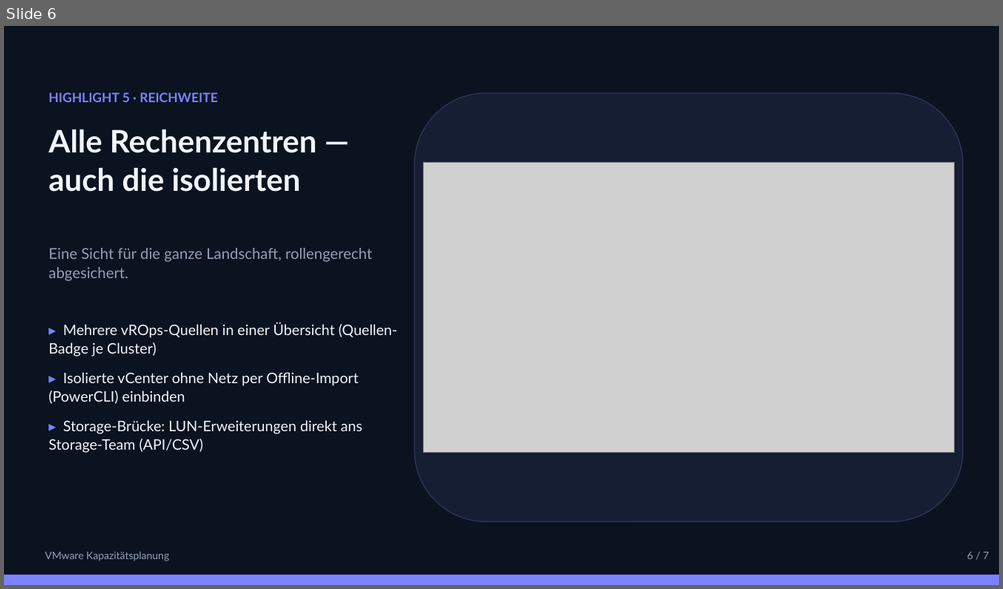
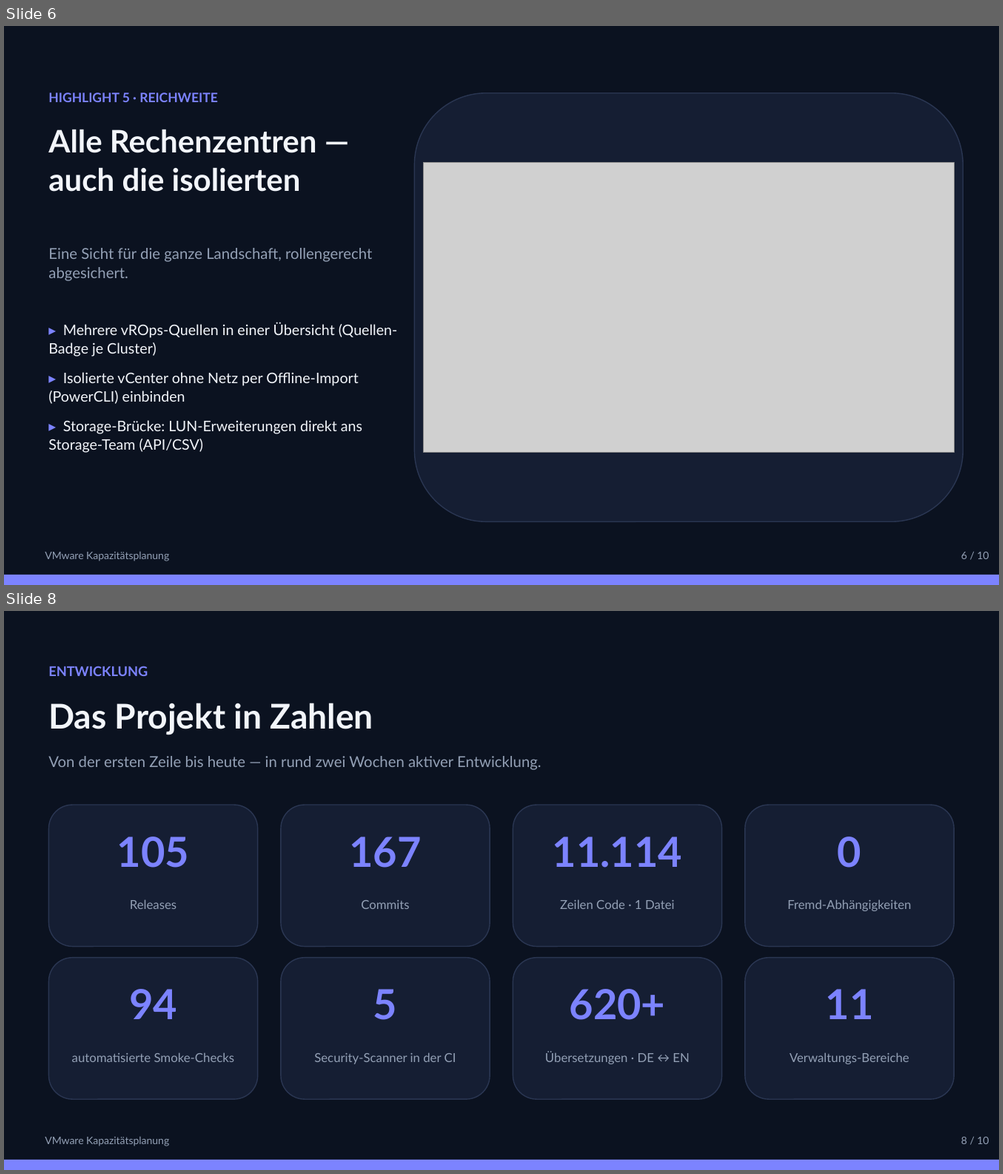
Before and after one commit to marcobockelbrink/vmware, a slide deck: docs/praesentation/VMware-Kapazitaetsplanung.pptx. Shown one above the other, each under a label of ours: slide 6 before the commit, slides 6 and 8 after it; the slides between them are not shown. The pictures are 1003x589 and 1003x1174 pixels, drawn with LibreOffice and Linux fonts; fonts in the diff are those of the drawing; grey boxes stand for pictures. Boxes give left, top, right and bottom in pixels: in the first picture for what was removed or moved away, otherwise in the second. Text is boxed around its words. In the diff, an @@ line names an element or a change of style, - is before the commit and + after.

```diff
--- a/docs/praesentation/VMware-Kapazitaetsplanung.pptx
+++ b/docs/praesentation/VMware-Kapazitaetsplanung.pptx
@@ slide 8 added at (x1=4, y1=611, x2=999, y2=1170), background #0B1220 @@
@@ text added at (x1=48, y1=666, x2=148, y2=676), 13 pt, text #7C83FF, bold @@
+ENTWICKLUNG
@@ text added at (x1=48, y1=703, x2=374, y2=735), 33 pt, text #F2F5FA, bold @@
+Das Projekt in Zahlen
@@ text added at (x1=48, y1=756, x2=541, y2=770), 14.5 pt, text #93A0B5 @@
+Von der ersten Zeile bis heute — in rund zwei Wochen aktiver Entwicklung.
@@ rounded rectangle added at (x1=48, y1=805, x2=258, y2=947), fill #151E33, outline #2A3652 1 pt @@
@@ rounded rectangle added at (x1=281, y1=805, x2=489, y2=947), fill #151E33, outline #2A3652 1 pt @@
@@ rounded rectangle added at (x1=513, y1=805, x2=722, y2=947), fill #151E33, outline #2A3652 1 pt @@
@@ rounded rectangle added at (x1=745, y1=805, x2=954, y2=947), fill #151E33, outline #2A3652 1 pt @@
@@ text added at (x1=117, y1=837, x2=189, y2=868), 40 pt, text #7C83FF, bold @@
+105
@@ text added at (x1=349, y1=837, x2=421, y2=868), 40 pt, text #7C83FF, bold @@
+167
@@ text added at (x1=552, y1=837, x2=683, y2=868), 40 pt, text #7C83FF, bold @@
+11.114
@@ text added at (x1=837, y1=837, x2=861, y2=868), 40 pt, text #7C83FF, bold @@
+0
@@ text added at (x1=130, y1=900, x2=176, y2=909), 12 pt, text #93A0B5 @@
+Releases
@@ text added at (x1=361, y1=900, x2=409, y2=909), 12 pt, text #93A0B5 @@
+Commits
@@ text added at (x1=560, y1=900, x2=674, y2=909), 12 pt, text #93A0B5 @@
+Zeilen Code · 1 Datei
@@ text added at (x1=787, y1=900, x2=910, y2=911), 12 pt, text #93A0B5 @@
+Fremd-Abhängigkeiten
@@ rounded rectangle added at (x1=48, y1=958, x2=258, y2=1099), fill #151E33, outline #2A3652 1 pt @@
@@ rounded rectangle added at (x1=281, y1=958, x2=489, y2=1099), fill #151E33, outline #2A3652 1 pt @@
@@ rounded rectangle added at (x1=513, y1=958, x2=722, y2=1099), fill #151E33, outline #2A3652 1 pt @@
@@ rounded rectangle added at (x1=745, y1=958, x2=954, y2=1099), fill #151E33, outline #2A3652 1 pt @@
@@ text added at (x1=129, y1=989, x2=177, y2=1019), 40 pt, text #7C83FF, bold @@
+94
@@ text added at (x1=373, y1=989, x2=397, y2=1020), 40 pt, text #7C83FF, bold @@
+5
@@ text added at (x1=569, y1=989, x2=666, y2=1020), 40 pt, text #7C83FF, bold @@
+620+
@@ text added at (x1=825, y1=989, x2=874, y2=1019), 40 pt, text #7C83FF, bold @@
+11
@@ text added at (x1=72, y1=1053, x2=235, y2=1062), 12 pt, text #93A0B5 @@
+automatisierte Smoke-Checks
@@ text added at (x1=314, y1=1053, x2=456, y2=1065), 12 pt, text #93A0B5 @@
+Security-Scanner in der CI
@@ text added at (x1=545, y1=1052, x2=688, y2=1065), 12 pt, text #93A0B5 @@
+Übersetzungen · DE ↔ EN
@@ text added at (x1=789, y1=1053, x2=909, y2=1065), 12 pt, text #93A0B5 @@
+Verwaltungs-Bereiche
@@ text added at (x1=45, y1=1137, x2=169, y2=1147), 10 pt, text #93A0B5 @@
+VMware Kapazitätsplanung
@@ text added at (x1=961, y1=1137, x2=988, y2=1145), 10 pt, text #93A0B5 @@
+8 / 10
@@ rectangle added at (x1=4, y1=1160, x2=999, y2=1170), fill #7C83FF @@
@@ slide 6 changed as well @@
@@ text at (x1=961, y1=552, x2=988, y2=560): text changed @@
-6 / 7
+6 / 10
```
Also in this commit, not shown: 6 other slides changed, 2 other slides added, 5 other files.
